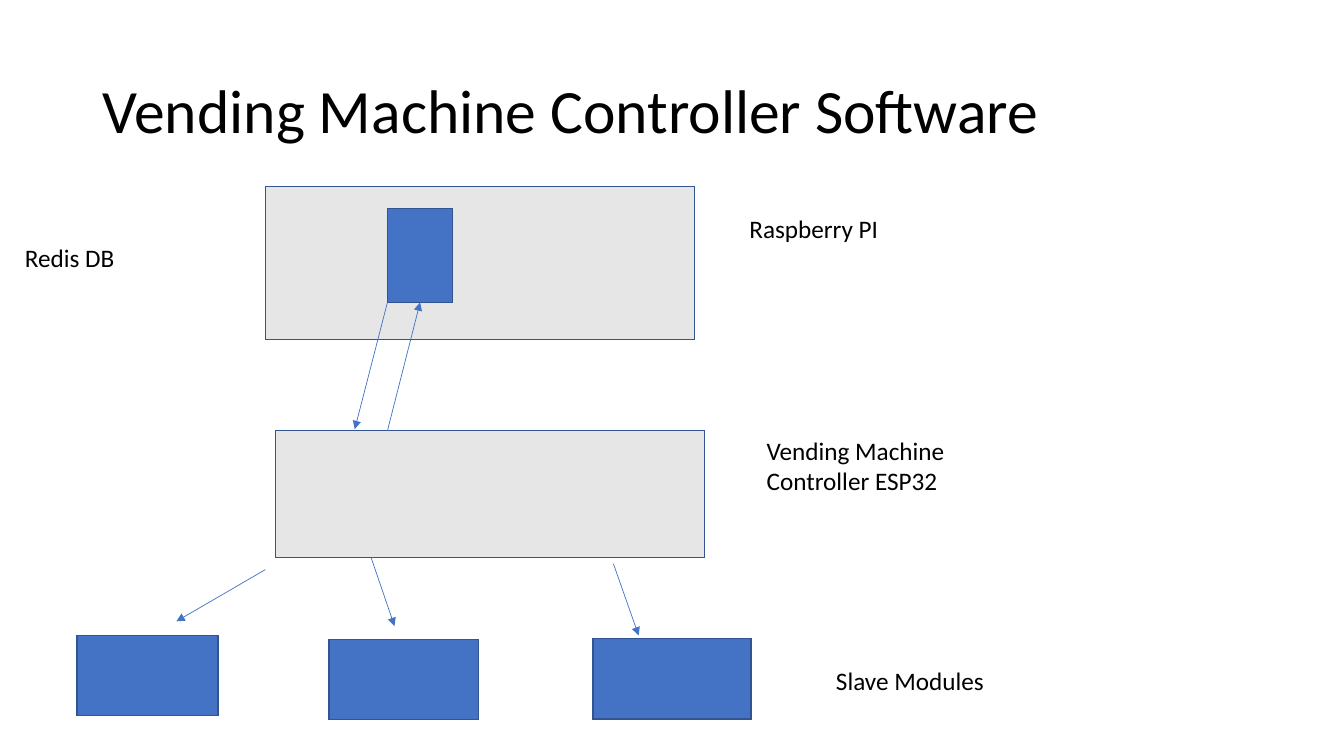
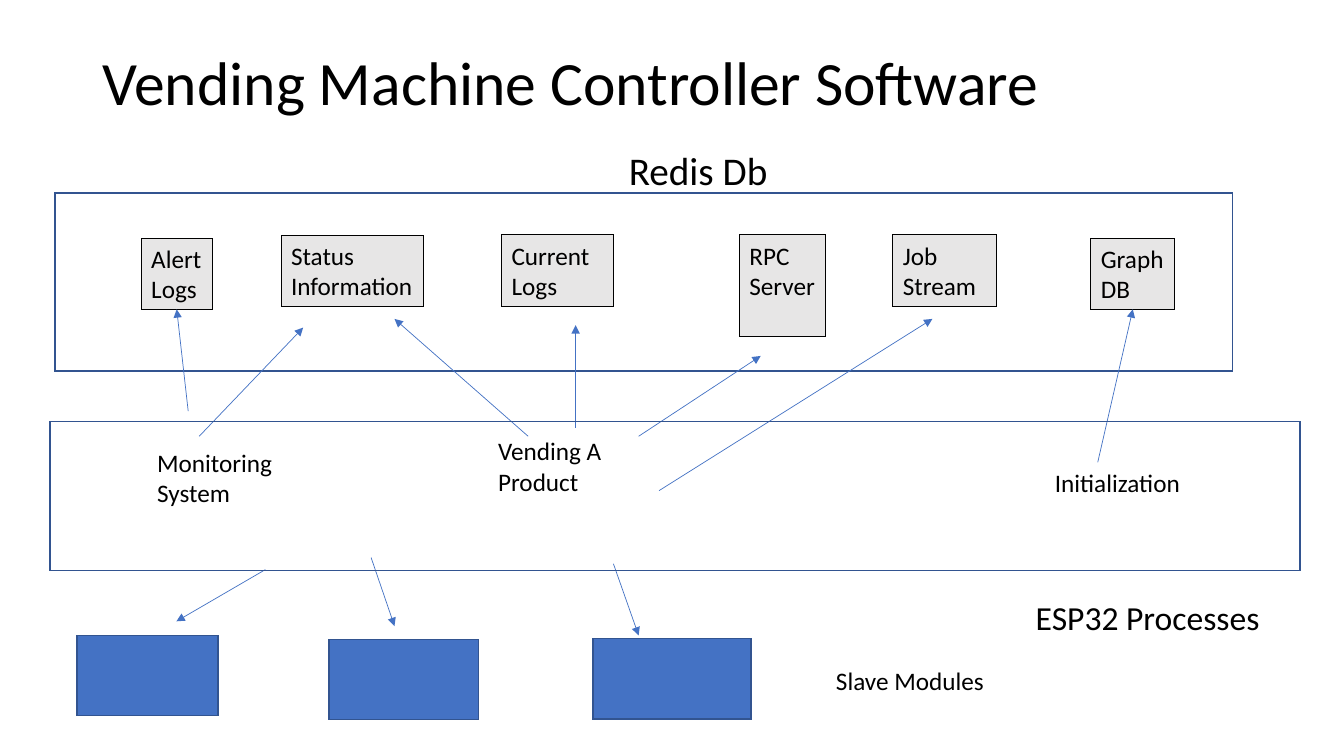
Before and after one commit to NanoDataCenter/nano_data_center, a slide deck: slide 14 of presentations/session_4/vending_machine_design/Vending Machine Hardware Design.pptx. Drawn at 1344x756 pixels with LibreOffice and Linux fonts; fonts in the diff are those of the drawing. Boxes give left, top, right and bottom in pixels: in the first picture for what was removed or moved away, otherwise in the second. Text is boxed around its words. In the diff, an @@ line names an element or a change of style, - is before the commit and + after.

```diff
--- a/presentations/session_4/vending_machine_design/Vending Machine Hardware Design.pptx
+++ b/presentations/session_4/vending_machine_design/Vending Machine Hardware Design.pptx
@@ title "Vending Machine Controller Software": place and size @@
-title "Vending Machine Controller Software" at (102,90,1038,144)
+title "Vending Machine Controller Software" at (102,62,1038,116)
@@ text at (629,157,768,194): text changed; size 18 to 28 pt @@
-Redis DB
+Redis Db
@@ rectangle added at (55,193,1233,371), outline #325491 1 pt @@
@@ rectangle removed at (265,187,695,340) @@
@@ rectangle removed at (387,209,453,302) @@
@@ rectangle added at (141,238,212,310), fill #E7E6E6, outline #000000 0.75 pt, 18 pt, text #000000 @@
+Alert
+Logs
@@ rectangle added at (281,236,423,308), fill #E7E6E6, outline #000000 0.75 pt, 18 pt, text #000000 @@
+Status
+Information
@@ rectangle added at (502,235,614,307), fill #E7E6E6, outline #000000 0.75 pt, 18 pt, text #000000 @@
+Current
+Logs
@@ rectangle added at (740,235,827,337), fill #E7E6E6, outline #000000 0.75 pt, 18 pt, text #000000 @@
+RPC
+Server
@@ text removed at (749,220,878,242) @@
-Raspberry PI
@@ rectangle added at (893,235,997,307), fill #E7E6E6, outline #000000 0.75 pt, 18 pt, text #000000 @@
+Job Stream
@@ rectangle added at (1091,238,1175,310), fill #E7E6E6, outline #000000 0.75 pt, 18 pt, text #000000 @@
+Graph
+DB
@@ arrow added from (189, 411) to (176, 310), #4472C4 0.5 pt @@
@@ arrow moved from (387, 302) - (355, 430) to (200, 437) - (303, 328) @@
@@ arrow moved from (387, 431) - (420, 302) to (528, 437) - (394, 319) @@
@@ arrow added from (576, 427) to (576, 326), #4472C4 0.5 pt @@
@@ arrow added from (659, 491) to (933, 319), #4472C4 0.5 pt @@
@@ arrow added from (1098, 463) to (1133, 310), #4472C4 0.5 pt @@
@@ arrow added from (639, 437) to (761, 356), #4472C4 0.5 pt @@
@@ rectangle added at (50,421,1301,571), outline #325491 1 pt @@
@@ rectangle removed at (275,431,705,558) @@
@@ text added at (498,442,602,491), 18 pt, text #000000 @@
+Vending A Product
@@ text removed at (767,442,944,490) @@
-Vending Machine Controller ESP32
@@ text added at (157,454,272,506), 18 pt, text #000000 @@
+Monitoring
+System
@@ text added at (1055,474,1180,493), 18 pt, text #000000 @@
+Initialization
@@ text added at (1036,608,1259,631), 24 pt, text #000000 @@
+ESP32 Processes
```
Also in this commit, not shown: 6 other slides changed, 1 slide added.
